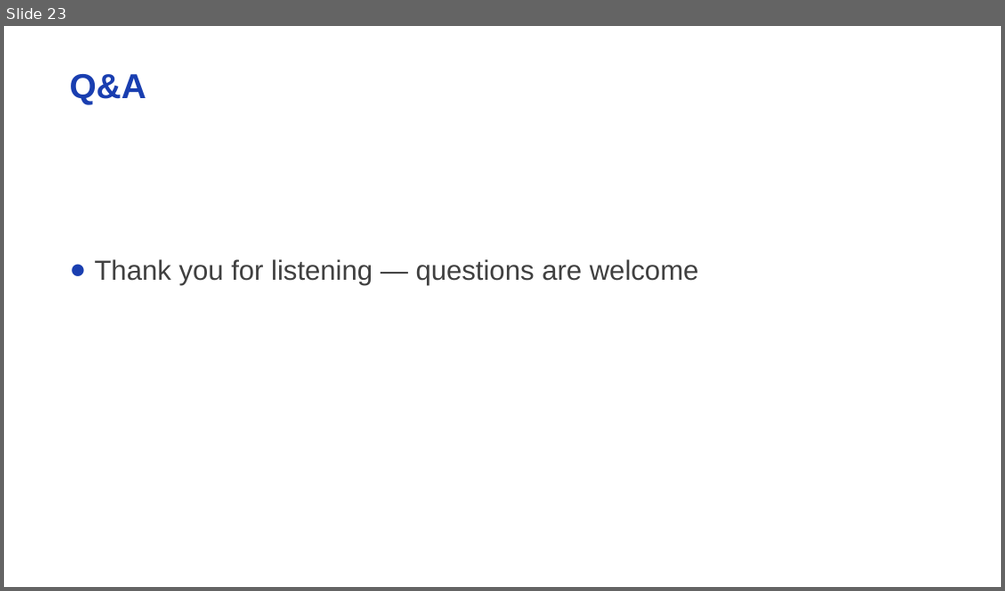
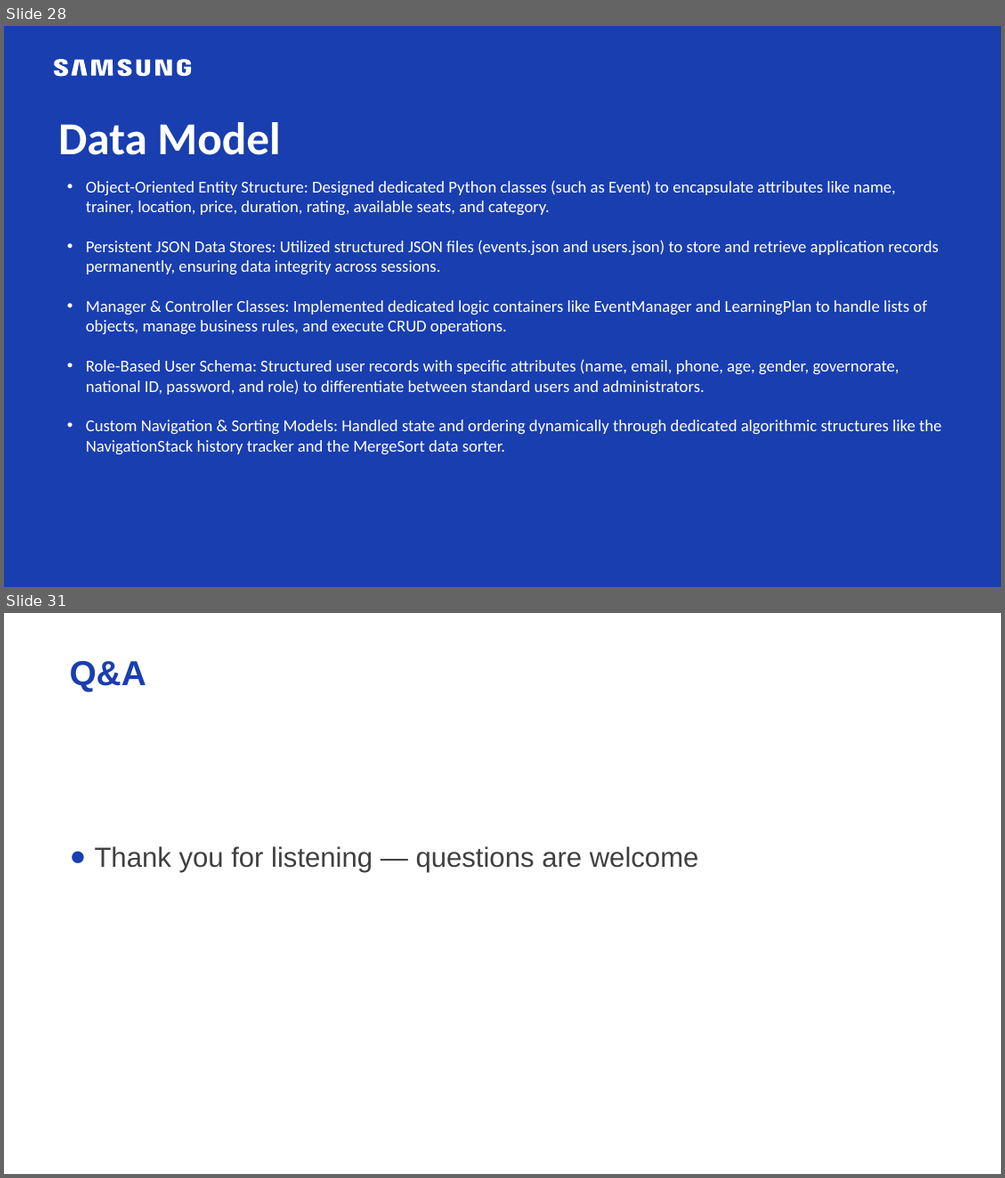
Before and after one commit to HabibaIbrahim6/ch6_project, a slide deck: Workshops_&_Learning_Events_Planner.pptx. Shown one above the other, each under a label of ours: slide 23 before the commit, slides 28 and 31 after it; the slides between them are not shown. The pictures are 1005x591 and 1005x1178 pixels, drawn with LibreOffice and Linux fonts; fonts in the diff are those of the drawing; background and template pictures are left out. Boxes give left, top, right and bottom in pixels: in the first picture for what was removed or moved away, otherwise in the second. Text is boxed around its words. In the diff, an @@ line names an element or a change of style, - is before the commit and + after.

```diff
--- a/Workshops_&_Learning_Events_Planner.pptx
+++ b/Workshops_&_Learning_Events_Planner.pptx
@@ slide 28 added at <box>4,26,1001,587</box>, background #193EB0 @@
@@ freeform shape added at <box>54,59,191,76</box>, fill #FFFFFF @@
@@ text added at <box>58,122,280,155</box>, 66 pt, text #FFFFFF, bold @@
+Data Model
@@ text added at <box>86,180,941,454</box>, 24 pt, text #FFFFFF @@
+• Object-Oriented Entity Structure: Designed dedicated Python classes (such as Event) to encapsulate attributes like name, trainer, location, price, duration, rating, available seats, and category.
+• Persistent JSON Data Stores: Utilized structured JSON files (events.json and users.json) to store and retrieve application records permanently, ensuring data integrity across sessions.
+• Manager & Controller Classes: Implemented dedicated logic containers like EventManager and LearningPlan to handle lists of objects, manage business rules, and execute CRUD operations.
+• Role-Based User Schema: Structured user records with specific attributes (name, email, phone, age, gender, governorate, national ID, password, and role) to differentiate between standard users and administrators.
+• Custom Navigation & Sorting Models: Handled state and ordering dynamically through dedicated algorithmic structures like the NavigationStack history tracker and the MergeSort data sorter.
@@ what was slide 23 is now slide 31 @@
```
Also in this commit, not shown: 4 slides changed, 18 other slides added, 11 slides removed.
